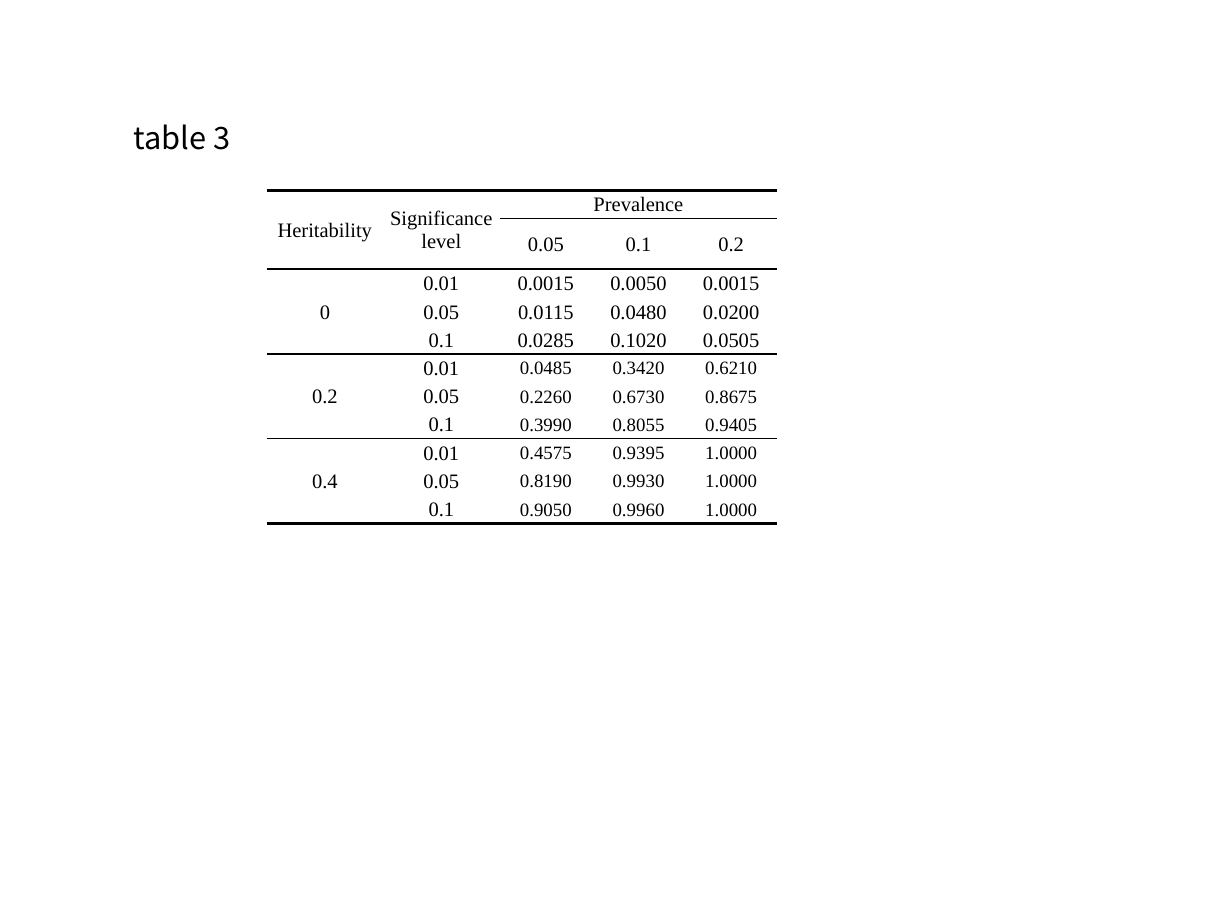
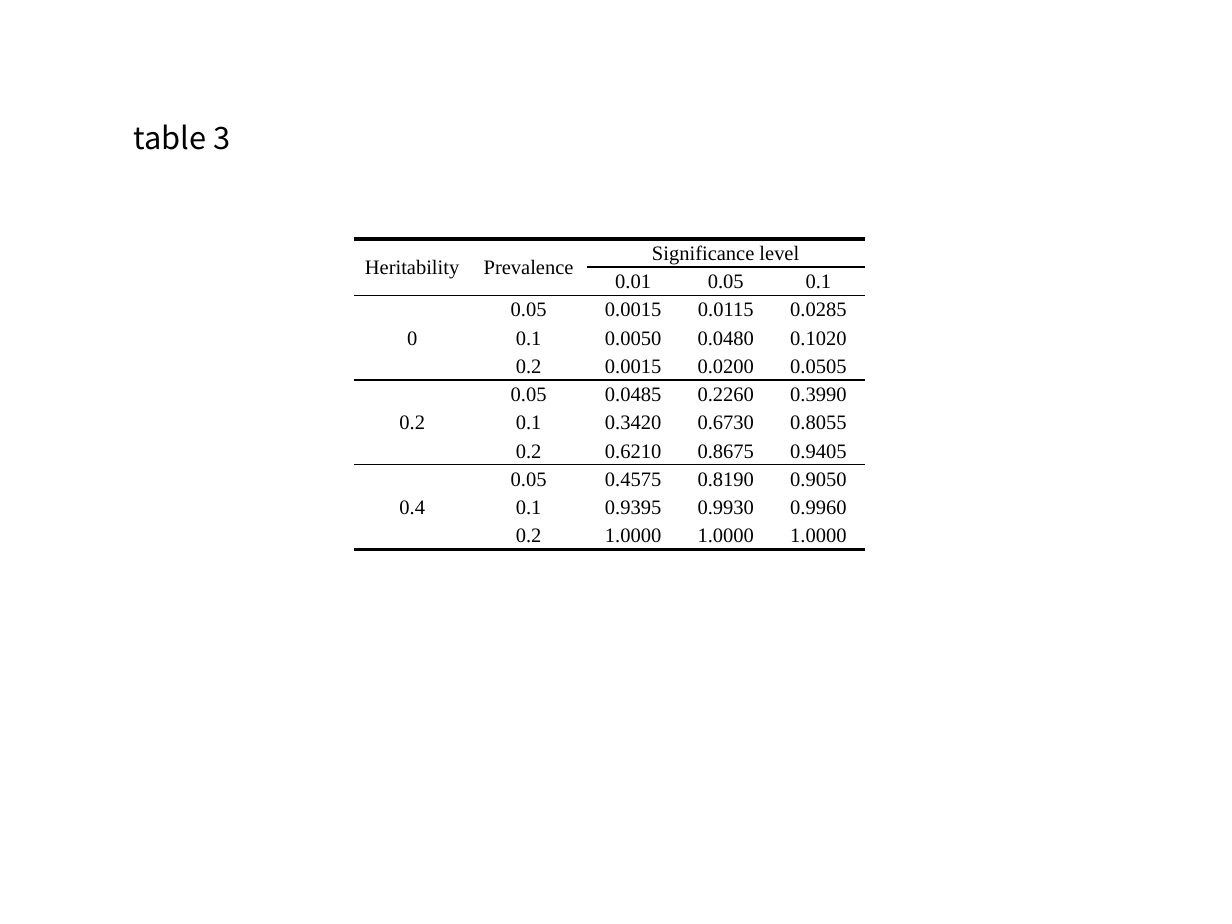
Before and after one commit to wonji/WJ_codes, a slide deck: slide 4 of LTM_heritability/figure and table/figure and table.pptx. Drawn at 1232x924 pixels with LibreOffice and Linux fonts; fonts in the diff are those of the drawing. Boxes give left, top, right and bottom in pixels: in the first picture for what was removed or moved away, otherwise in the second. Text is boxed around its words. In the diff, an @@ line names an element or a change of style, - is before the commit and + after.

```diff
--- a/LTM_heritability/figure and table/figure and table.pptx
+++ b/LTM_heritability/figure and table/figure and table.pptx
@@ table at box(354, 239, 862, 549) @@
-row 1, column 2: Significance level
+row 1, column 2: Prevalence
-row 1, column 3: Prevalence
+row 1, column 3: Significance level
-row 2:  |  | 0.05 | 0.1 | 0.2
+row 2:  |  | 0.01 | 0.05 | 0.1
-row 3: 0 | 0.01 | 0.0015 | 0.0050 | 0.0015
+row 3: 0 | 0.05 | 0.0015 | 0.0115 | 0.0285
-row 4:  | 0.05 | 0.0115 | 0.0480 | 0.0200
+row 4:  | 0.1 | 0.0050 | 0.0480 | 0.1020
-row 5:  | 0.1 | 0.0285 | 0.1020 | 0.0505
+row 5:  | 0.2 | 0.0015 | 0.0200 | 0.0505
-row 6: 0.2 | 0.01 | 0.0485 | 0.3420 | 0.6210
+row 6: 0.2 | 0.05 | 0.0485 | 0.2260 | 0.3990
-row 7:  | 0.05 | 0.2260 | 0.6730 | 0.8675
+row 7:  | 0.1 | 0.3420 | 0.6730 | 0.8055
-row 8:  | 0.1 | 0.3990 | 0.8055 | 0.9405
+row 8:  | 0.2 | 0.6210 | 0.8675 | 0.9405
-row 9: 0.4 | 0.01 | 0.4575 | 0.9395 | 1.0000
+row 9: 0.4 | 0.05 | 0.4575 | 0.8190 | 0.9050
-row 10:  | 0.05 | 0.8190 | 0.9930 | 1.0000
+row 10:  | 0.1 | 0.9395 | 0.9930 | 0.9960
-row 11:  | 0.1 | 0.9050 | 0.9960 | 1.0000
+row 11:  | 0.2 | 1.0000 | 1.0000 | 1.0000
@@ size 11 to 12 pt in "0.0485", "0.6730", "0.9405", "0.4575" and 2 more places @@
@@ table: place and size @@
-table at box(267, 191, 776, 521)
+table at box(354, 239, 862, 549)
```
Also in this commit, not shown: 4 other slides changed, 37 other files.
